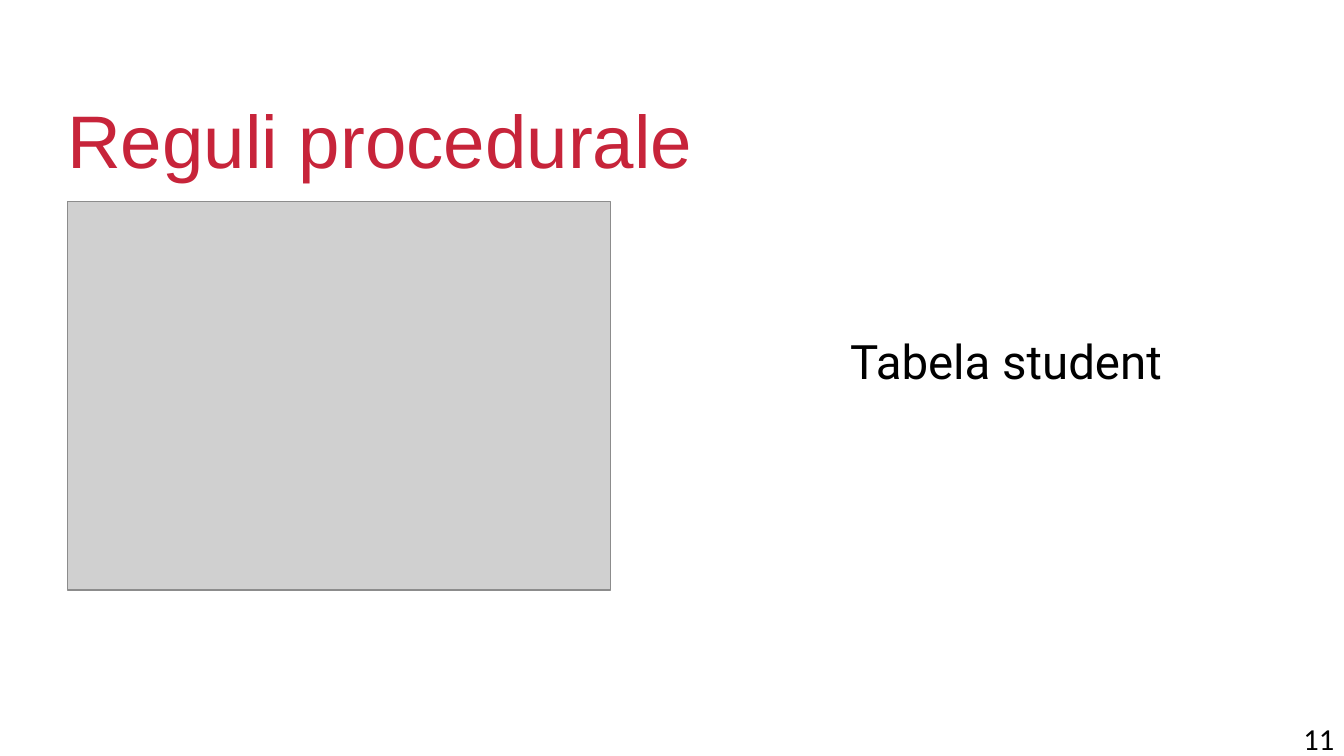
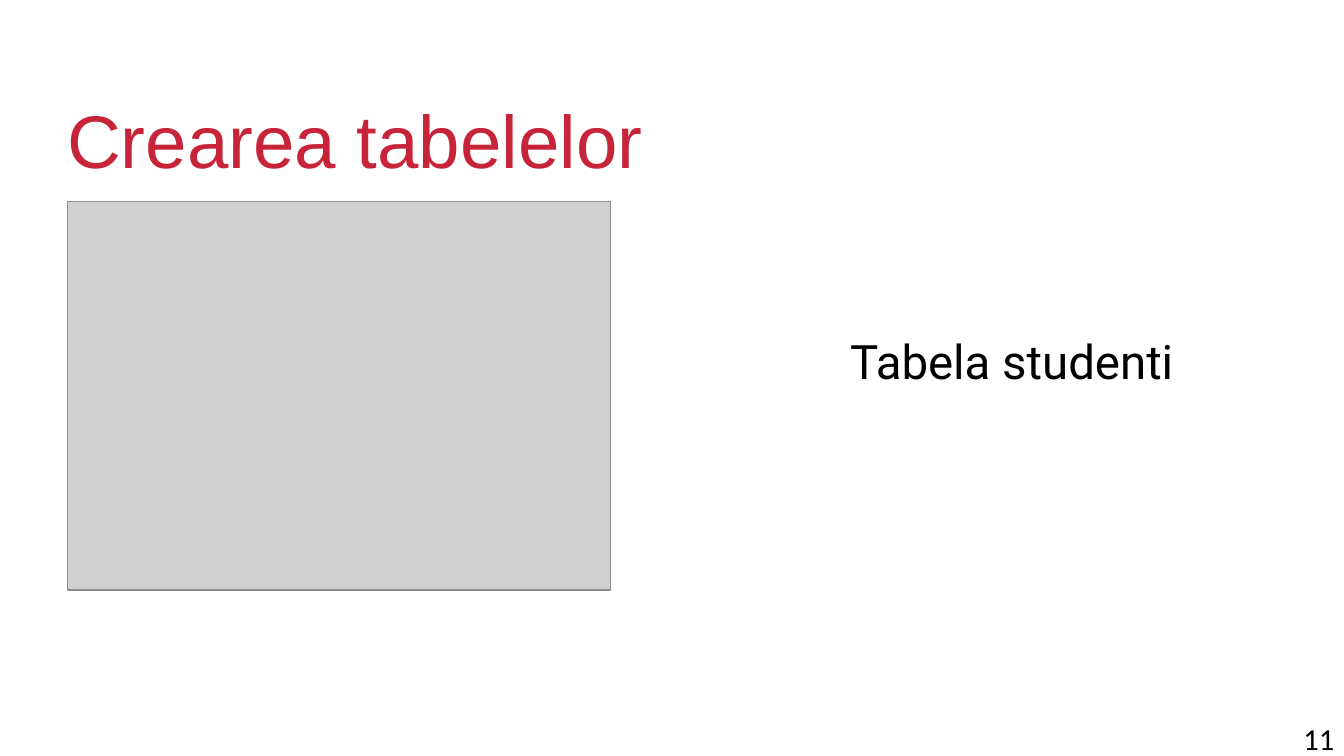
Before and after one commit to nan-dre/OLDI, a slide deck: slide 11 of Powerpoint/Baze de date biblioteca.pptx. Drawn at 1344x756 pixels with LibreOffice and Linux fonts; fonts in the diff are those of the drawing; grey boxes stand for pictures; background and template pictures are left out. Boxes give left, top, right and bottom in pixels: in the first picture for what was removed or moved away, otherwise in the second. Text is boxed around its words. In the diff, an @@ line names an element or a change of style, - is before the commit and + after.

```diff
--- a/Powerpoint/Baze de date biblioteca.pptx
+++ b/Powerpoint/Baze de date biblioteca.pptx
@@ title at bbox=[67, 114, 643, 169]: text changed @@
-Reguli procedurale
+Crearea tabelelor
@@ text at bbox=[850, 343, 1173, 380]: text changed @@
-Tabela student
+Tabela studenti
```
Also in this commit, not shown: 5 other slides changed, 1 slide added, 1 slide removed, 1 other file.
